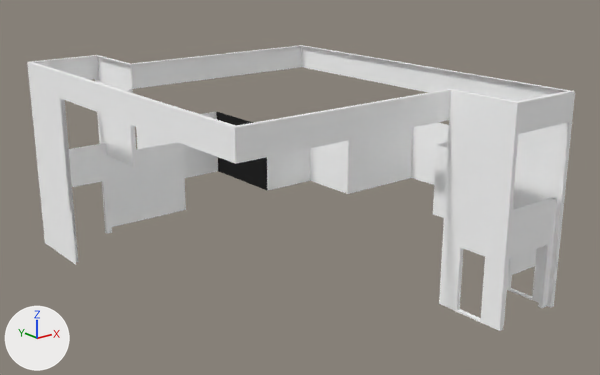
What one commit did to the glTF model webVR/models/glbModels/exteriorFacade.glb.
Rendered twice from a camera (50 mm lens) standing at (-61.1, -78.5, 38.1) and looking at (1.7, 0.0, 6.7). Every picture has the same lights, and +X, +Y and +Z are marked at lower left. Where no turn or scale is listed for an object, it has been applied to the vertices. Vertices at the same position are counted once.

Before the edit, the objects in view are built like this:
```python
me_exteriorfacade = bpy.data.meshes.new('exteriorFacade')
me_exteriorfacade.from_pydata(...)  # 815 vertices, 1264 faces; spans x -24.6..32.5, y -32.5..32.5, z -0.2..22.8
# faces by material slot: [1254, 10]
me_exteriorfacade.materials.append(mat_granite_b_80cm)  # white #ffffff
me_exteriorfacade.materials.append(mat_diffuse_black_004)  # black #000000
ob_exteriorfacade = bpy.data.objects.new('exteriorFacade', me_exteriorfacade)
ob_exteriorfacade.location = (0.0, 0.0, 0.0)
```
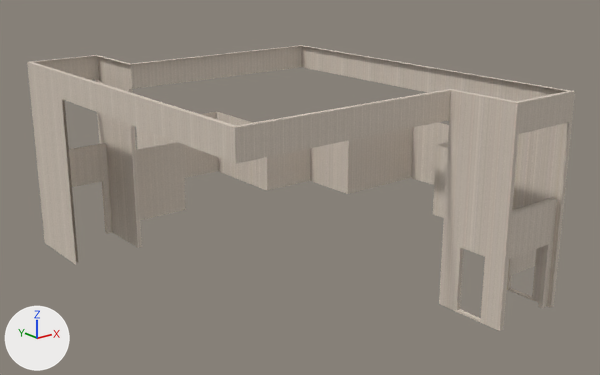
The change in detail:
Picture 'Granite_B_Diff' (img_granite_b_diff) is new.
Material '/Granite_B_80cm.002' (mat_granite_b_80cm_002) is new.
Its texture is img_granite_b_diff.
Its roughness is 1.0.
me_exteriorfacade is used by ob_exteriorfacade; location (0.0, 0.0, 0.0).
me_exteriorfacade had 815 vertices, 1264 faces and spanned x -24.6..32.5, y -32.5..32.5, z -0.2..22.8.
me_exteriorfacade now has 735 vertices, 883 faces and spans x -24.6..32.5, y -32.5..32.5, z -0.2..22.8.
me_exteriorfacade part 1: 23 vertices moved from x -24.5..10.1, y -32.5..17.1, z -0.2..22.8 to x -24.5..10.1, y -32.5..19.0, z -0.2..22.8; 351 vertices removed from x -24.6..10.1, y -32.5..19.0, z -0.2..22.8; 276 vertices added at x -24.6..10.1, y -32.5..19.0, z -0.2..22.8.
me_exteriorfacade part 2: 189 faces spanning x -24.6..32.5, y -32.5..32.5, z -0.2..22.8 switch from mat_granite_b_80cm (white #ffffff) to mat_granite_b_80cm_002 (picture img_granite_b_diff).
me_exteriorfacade part 3: 10 faces spanning x 10.6, y 19.0..32.5, z -0.2..9.8 switch from mat_diffuse_black_004 (black #000000) to mat_granite_b_80cm_002 (picture img_granite_b_diff).

Pixel boxes [x1, y1, x2, y2] of what changed, in the pictures (600 x 375 px; the box of a moved part takes in the faces that stretch with it):
part 1 of me_exteriorfacade, moved or reshaped: [27, 45, 575, 331] in both
part 2 of me_exteriorfacade, recoloured (white to grey): [44, 45, 574, 326] in both
part 3 of me_exteriorfacade, recoloured (black to grey): [216, 112, 267, 190] in both
